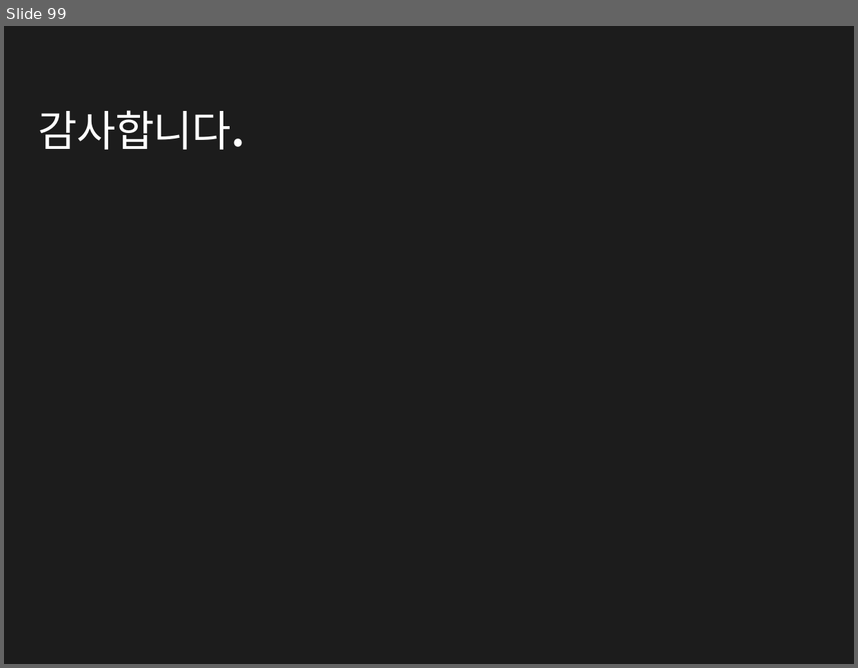
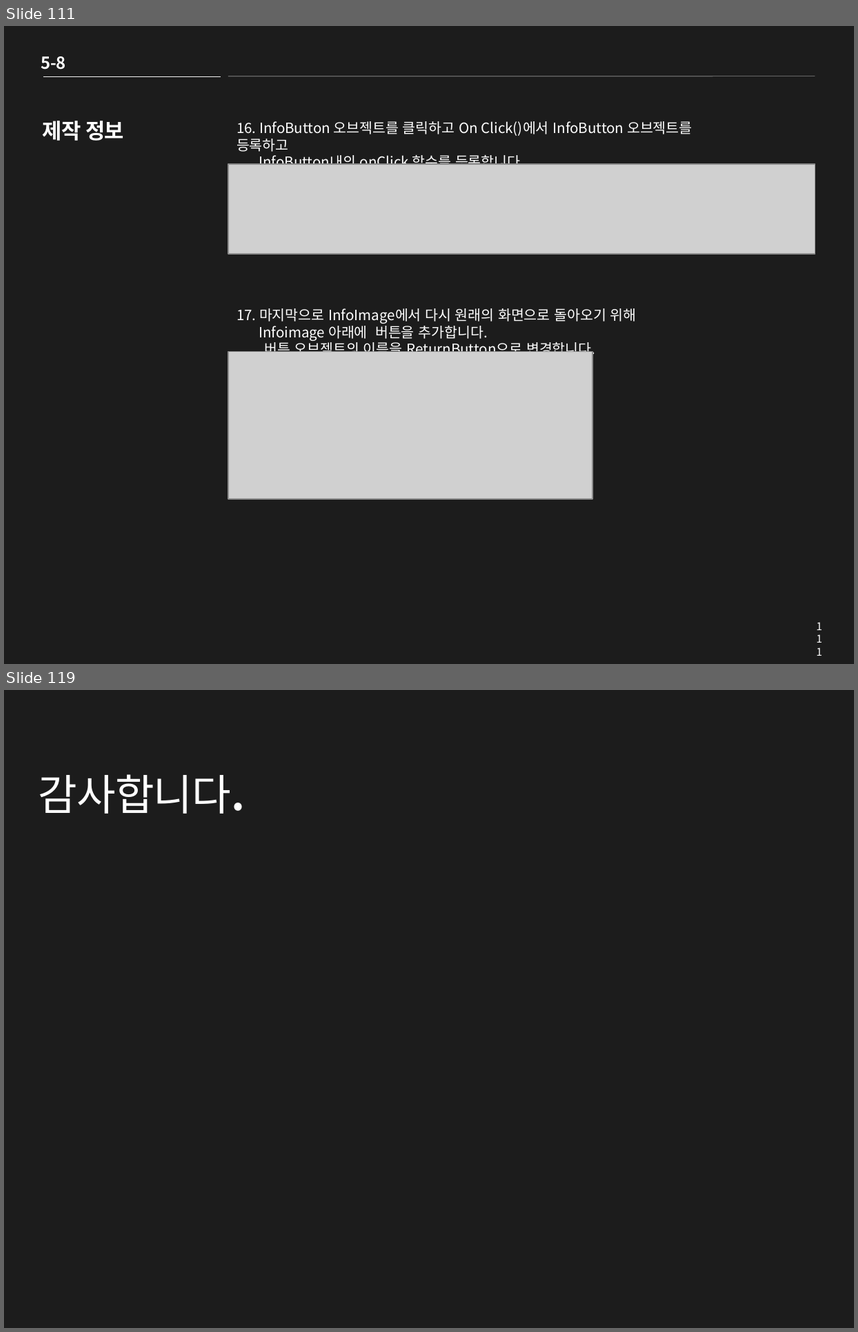
Before and after one commit to clianor/Unity-2D-Roguelike-tutorial, a slide deck: Roguelike PPT.pptx. Shown one above the other, each under a label of ours: slide 99 before the commit, slides 111 and 119 after it; the slides between them are not shown. The pictures are 858x668 and 858x1332 pixels, drawn with LibreOffice and Linux fonts; fonts in the diff are those of the drawing; grey boxes stand for pictures. Boxes give left, top, right and bottom in pixels: in the first picture for what was removed or moved away, otherwise in the second. Text is boxed around its words. In the diff, an @@ line names an element or a change of style, - is before the commit and + after.

Commit message:
Info System

```diff
--- a/Roguelike PPT.pptx
+++ b/Roguelike PPT.pptx
@@ slide 111 added at bbox=[4, 26, 854, 664], background #1C1C1C @@
@@ text added at bbox=[41, 56, 65, 69], 14 pt, text #FFFFFF, bold @@
+5-8
@@ line added from (43, 76) to (221, 76), #F2F2F2 0.25 pt @@
@@ line added from (228, 76) to (815, 76), #F2F2F2 0.25 pt @@
@@ title added at bbox=[43, 121, 124, 141], 18 pt, text #FFFFFF, bold @@
+제작 정보
@@ text added at bbox=[237, 121, 692, 358], 12 pt, text #FFFFFF @@
+16. InfoButton 오브젝트를 클릭하고 On Click()에서 InfoButton 오브젝트를 등록하고
+InfoButton내의 onClick 함수를 등록합니다.
+17. 마지막으로 InfoImage에서 다시 원래의 화면으로 돌아오기 위해
+Infoimage 아래에 버튼을 추가합니다.
+버튼 오브젝트의 이름을 ReturnButton으로 변경합니다.
@@ picture added at bbox=[228, 164, 815, 254] @@
@@ picture added at bbox=[228, 352, 593, 499] @@
@@ page number added at bbox=[807, 615, 831, 637], 9 pt, text #FFFFFF @@
+111
@@ what was slide 99 is now slide 119 @@
```
Also in this commit, not shown: 1 slide changed, 21 other slides added, 2 slides removed, 34 other files.
